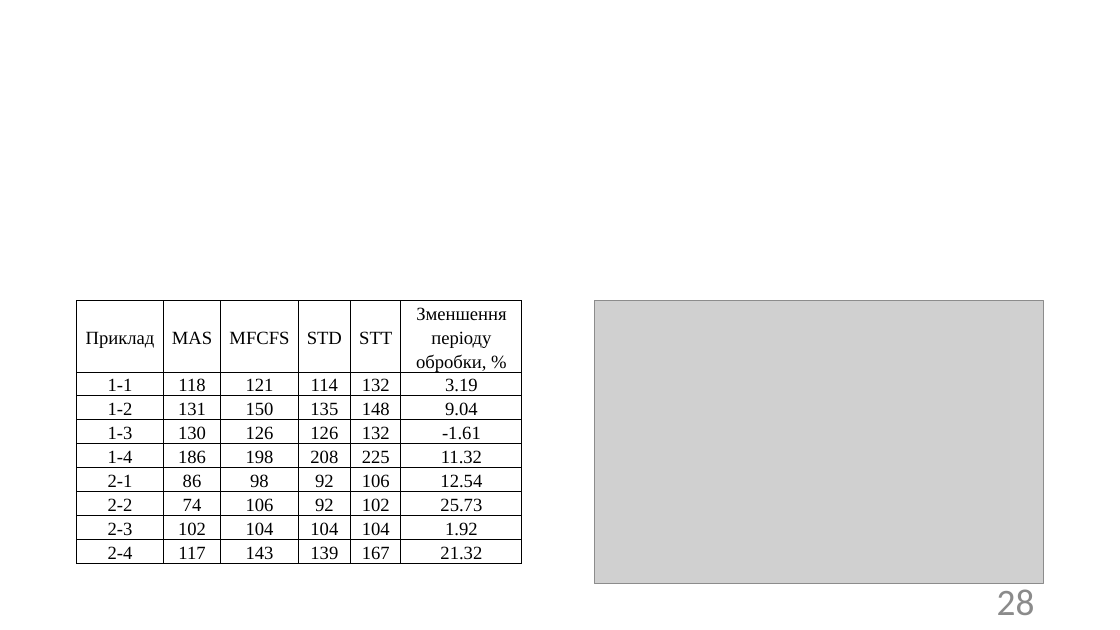
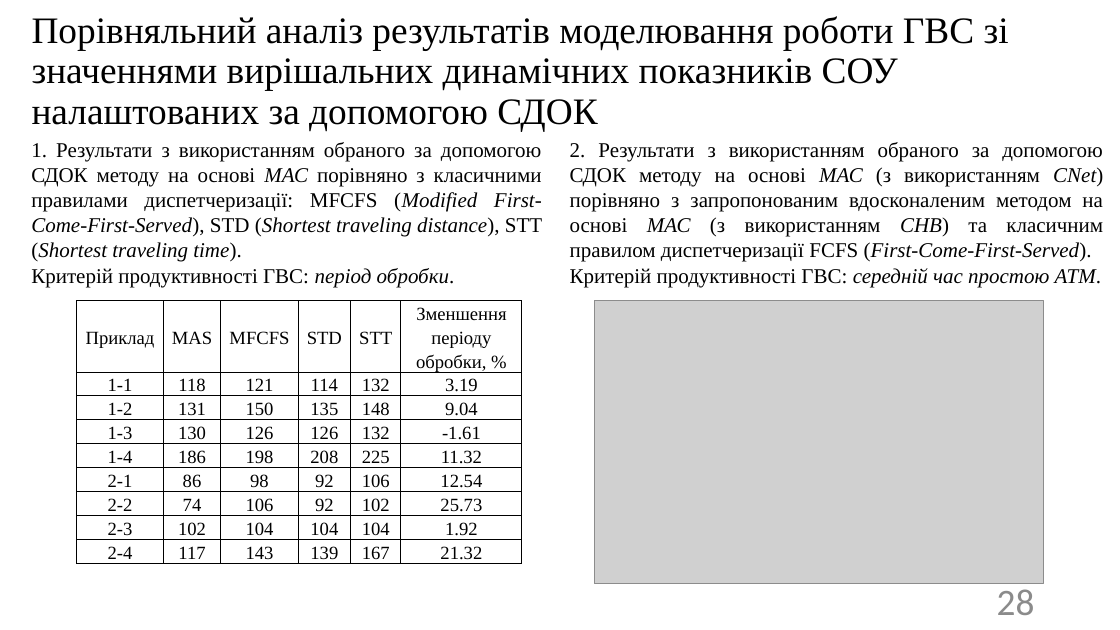
Before and after one commit to SPS-ik/diss, a slide deck: slide 28 of !pres.pptx. Drawn at 1120x630 pixels with LibreOffice and Linux fonts; fonts in the diff are those of the drawing; grey boxes stand for pictures. Boxes give left, top, right and bottom in pixels: in the first picture for what was removed or moved away, otherwise in the second. Text is boxed around its words. In the diff, an @@ line names an element or a change of style, - is before the commit and + after.

```diff
--- a/!pres.pptx
+++ b/!pres.pptx
@@ title added at (32, 16, 1009, 131), 32 pt, text #000000 @@
+Порівняльний аналіз результатів моделювання роботи ГВС зі значеннями вирішальних динамічних показників СОУ налаштованих за допомогою СДОК
@@ text added at (31, 142, 542, 287), 18 pt, text #000000 @@
+1. Результати з використанням обраного за допомогою СДОК методу на основі МАС порівняно з класичними правилами диспетчеризації: MFCFS (Modified First-Come-First-Served), STD (Shortest traveling distance), STT (Shortest traveling time).
+Критерій продуктивності ГВС: період обробки.
@@ text added at (570, 142, 1103, 287), 18 pt, text #000000 @@
+2. Результати з використанням обраного за допомогою СДОК методу на основі МАС (з використанням CNet) порівняно з запропонованим вдосконаленим методом на основі МАС (з використанням СНВ) та класичним правилом диспетчеризації FCFS (First-Come-First-Served).
+Критерій продуктивності ГВС: середній час простою АТМ.
```
Also in this commit, not shown: 11 other slides changed, 1 other file.
